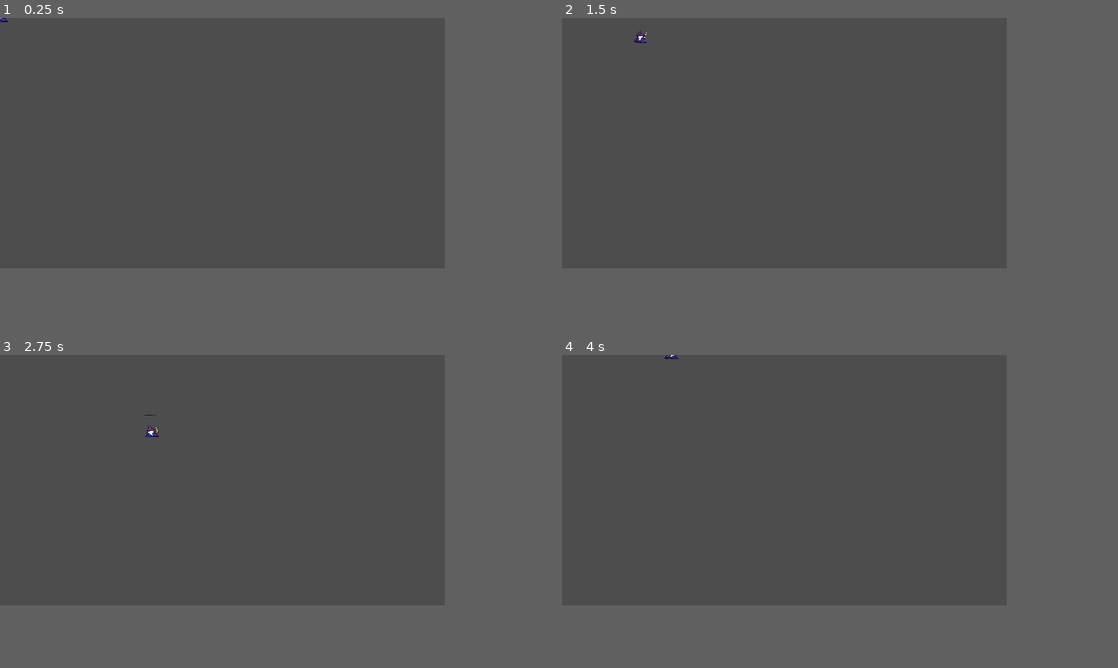
Above: before the commit, frames 1-4 (two rows, left to right).
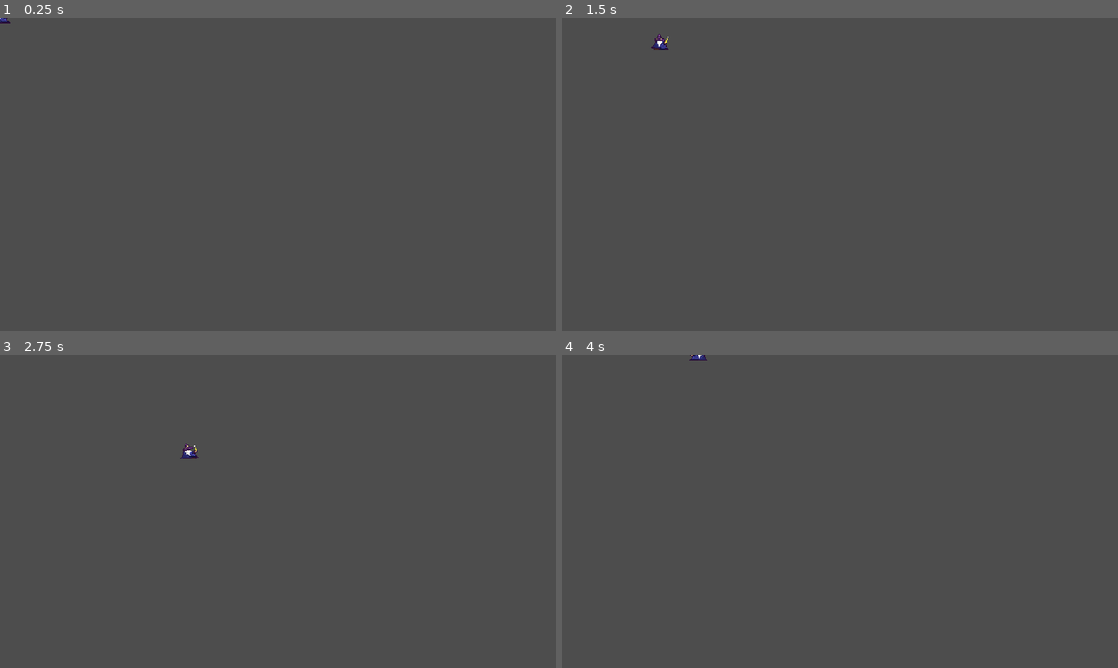
Above: after the commit, the same moments.

Repository: BarrStarr02/wizard-game-2
Game: Godot game, scene res://player.tscn
Two runs of this game, one before a commit and one after it. Both use one fixed random seed, a clock stepped at 60 frames per second and the inputs below.
Inputs:
- Up to frame 1 (0.25 s): no input
- Up to frame 2 (1.5 s): tap Enter at 0.5 s; hold Right (ui_right) 0.53-1.28 s; hold Down (ui_down) from 1.28 s (still down)
- Up to frame 3 (2.75 s): release Down (ui_down) at 2.03 s; hold Right (ui_right) from 2.03 s (still down)
- Up to frame 4 (4 s): release Right (ui_right) at 2.78 s; hold Up (ui_up) 2.78-3.53 s; hold Left (ui_left) from 3.53 s (still down)
In our replay, the window is 640x360 before the commit and 800x450 after it. These sizes can differ from the game's own. Grey fills any space a smaller window leaves; there, only what the larger window draws over its background counts as a difference.

The runs differ from the first frame. In frame 1, less than 0.1% of the frame differs, in the area x 0-2%, y 0-2%; in frame 2, 0.2%; in frame 3, 0.2%, in the area x 26-36%, y 19-34%; in frame 4, less than 0.1%.

Commit message:
rounded blend path values

Diff:
--- a/player.gd
+++ b/player.gd
@@ -1,36 +1,3 @@
-'''extends CharacterBody2D
-
-
-@export var speed : float = 150.0
-
-@onready var animation_tree : AnimationTree = $AnimationTree
-
-var direction : Vector2 = Vector2.ZERO
-
-func _ready():
-	animation_tree.active = true
-
-func _process(_delta):
-	update_animation_parameters()
-
-
-func _physics_process(_delta):
-	direction = Input.get_vector("ui_left", "ui_right", "ui_up", "ui_down").normalized()
-
-	if direction:
-		velocity = direction * speed
-	else:
-		velocity = Vector2.ZERO
-
-
-	move_and_slide()
-
-func update_animation_parameters():
-	if(velocity == Vector2.ZERO):
-		$AnimationTree.get("parameters/playback").travel("idle")
-	else:
-		$AnimationTree.set("parameters/idle/blend_position", velocity)
-		$AnimationTree.set("parameters/walk/blend_position", velocity)'''
 
 extends CharacterBody2D
 
@@ -53,12 +20,13 @@
 	update_animation_parameters()
 
 func _physics_process(_delta):
-	# Get input from arrow keys or WASD
-	direction = Input.get_vector("ui_left", "ui_right", "ui_up", "ui_down").normalized()
+	# Get input from arrow keys or WASD and round the direction to avoid precision issues
+	direction = Input.get_vector("ui_left", "ui_right", "ui_up", "ui_down").round().normalized()
+
 
 	# If direction is not zero, update velocity
 	if direction != Vector2.ZERO:
-		velocity = direction * speed
+		velocity = (direction * speed)
 		last_direction = direction  # Store the last movement direction
 	else:
 		velocity = Vector2.ZERO
@@ -66,8 +34,11 @@
 	# Move the player
 	move_and_slide()
 
+
 # Update the animation based on player movement
 func update_animation_parameters():
+	#round the direction for animation blending
+	var rounded_direction = direction.round()
 	if velocity.length() < movement_threshold:
 		# Player is idle, use the last known direction
 		set_idle_animation()
@@ -75,16 +46,19 @@
 		# Player is moving, use the current direction
 		set_walk_animation()
 
+
 # Helper function to set idle animation
 func set_idle_animation():
+
 	# Set the blend position to the last direction (so the idle face direction is correct)
 	$AnimationTree.set("parameters/idle/blend_position", get_direction_blend_position(last_direction))
 	animation_state.travel("idle")
 
 # Helper function to set walk animation
 func set_walk_animation():
+
 	# Set the blend position to the current movement direction
-	$AnimationTree.set("parameters/walk/blend_position", get_direction_blend_position(direction))
+	$AnimationTree.set("parameters/walk/blend_position", get_direction_blend_position(last_direction))
 	animation_state.travel("walk")
 
 # Function to determine the blend position based on input direction
@@ -97,7 +71,7 @@
 	elif direction.y > 0:
 		return Vector2(0, 1)  # Down
 	elif direction.y < 0:
-		return Vector2(0, -1)  # Up
+		return Vector2(0, -0.9)  # Up
 	else:
 		# Default to down-facing idle if no direction is given
 		return Vector2(0, 1)  # Down
--- a/player.tscn
+++ b/player.tscn
@@ -115,17 +115,17 @@
 
 [sub_resource type="Animation" id="Animation_85mp4"]
 resource_name = "walk_left"
-length = 0.5
-loop_mode = 1
-step = 0.07
-tracks/0/type = "value"
-tracks/0/imported = false
-tracks/0/enabled = true
-tracks/0/path = NodePath(".:frame")
-tracks/0/interp = 1
-tracks/0/loop_wrap = true
-tracks/0/keys = {
-"times": PackedFloat32Array(0, 0.07, 0.14, 0.21, 0.28),
+length = 0.4
+loop_mode = 1
+step = 0.06
+tracks/0/type = "value"
+tracks/0/imported = false
+tracks/0/enabled = true
+tracks/0/path = NodePath(".:frame")
+tracks/0/interp = 1
+tracks/0/loop_wrap = true
+tracks/0/keys = {
+"times": PackedFloat32Array(0, 0.06, 0.12, 0.18, 0.24),
 "transitions": PackedFloat32Array(1, 1, 1, 1, 1),
 "update": 1,
 "values": [35, 34, 33, 32, 31]
@@ -133,7 +133,7 @@
 
 [sub_resource type="Animation" id="Animation_rcibf"]
 resource_name = "walk_right"
-length = 0.5
+length = 0.4
 loop_mode = 1
 step = 0.06
 tracks/0/type = "value"
@@ -143,10 +143,10 @@
 tracks/0/interp = 1
 tracks/0/loop_wrap = true
 tracks/0/keys = {
-"times": PackedFloat32Array(0, 0.06, 0.12, 0.18, 0.24),
-"transitions": PackedFloat32Array(1, 1, 1, 1, 1),
-"update": 1,
-"values": [36, 37, 38, 39, 40]
+"times": PackedFloat32Array(0, 0.06, 0.12, 0.18),
+"transitions": PackedFloat32Array(1, 1, 1, 1),
+"update": 1,
+"values": [36, 37, 38, 39]
 }
 
 [sub_resource type="Animation" id="Animation_6lvku"]
@@ -223,7 +223,7 @@
 blend_point_2/node = SubResource("AnimationNodeAnimation_4yl81")
 blend_point_2/pos = Vector2(0, 1)
 blend_point_3/node = SubResource("AnimationNodeAnimation_770ye")
-blend_point_3/pos = Vector2(0, -0.9)
+blend_point_3/pos = Vector2(0, -1)
 blend_mode = 1
 
 [sub_resource type="AnimationNodeStateMachineTransition" id="AnimationNodeStateMachineTransition_kq2hb"]
@@ -255,10 +255,12 @@
 shape = SubResource("RectangleShape2D_dw0xm")
 
 [node name="Sprite2D" type="Sprite2D" parent="."]
-position = Vector2(0, -10)
+position = Vector2(0, -9)
 texture = ExtResource("2_owxkn")
 hframes = 6
 vframes = 8
+region_enabled = true
+region_rect = Rect2(0, 1, 192, 255)
 
 [node name="AnimationPlayer" type="AnimationPlayer" parent="."]
 root_node = NodePath("../Sprite2D")
@@ -270,5 +272,5 @@
 root_node = NodePath("../Sprite2D")
 tree_root = SubResource("AnimationNodeStateMachine_5nra1")
 anim_player = NodePath("../AnimationPlayer")
-parameters/idle/blend_position = Vector2(0.1216, 0.0748899)
-parameters/walk/blend_position = Vector2(0.00160003, 0.118943)
+parameters/idle/blend_position = Vector2(0.00160003, 0.015873)
+parameters/walk/blend_position = Vector2(-0.00319999, -0.89418)
--- a/project.godot
+++ b/project.godot
@@ -19,7 +19,44 @@
 
 window/size/viewport_width=640
 window/size/viewport_height=360
+window/size/window_width_override=960
+window/size/window_height_override=540
 window/stretch/mode="canvas_items"
+
+[input]
+
+ui_left={
+"deadzone": 0.5,
+"events": [Object(InputEventKey,"resource_local_to_scene":false,"resource_name":"","device":0,"window_id":0,"alt_pressed":false,"shift_pressed":false,"ctrl_pressed":false,"meta_pressed":false,"pressed":false,"keycode":4194319,"physical_keycode":0,"key_label":0,"unicode":0,"echo":false,"script":null)
+, Object(InputEventJoypadButton,"resource_local_to_scene":false,"resource_name":"","device":0,"button_index":13,"pressure":0.0,"pressed":false,"script":null)
+, Object(InputEventJoypadMotion,"resource_local_to_scene":false,"resource_name":"","device":0,"axis":0,"axis_value":-1.0,"script":null)
+, Object(InputEventKey,"resource_local_to_scene":false,"resource_name":"","device":-1,"window_id":0,"alt_pressed":false,"shift_pressed":false,"ctrl_pressed":false,"meta_pressed":false,"pressed":false,"keycode":0,"physical_keycode":65,"key_label":0,"unicode":97,"echo":false,"script":null)
+]
+}
+ui_right={
+"deadzone": 0.5,
+"events": [Object(InputEventKey,"resource_local_to_scene":false,"resource_name":"","device":0,"window_id":0,"alt_pressed":false,"shift_pressed":false,"ctrl_pressed":false,"meta_pressed":false,"pressed":false,"keycode":4194321,"physical_keycode":0,"key_label":0,"unicode":0,"echo":false,"script":null)
+, Object(InputEventJoypadButton,"resource_local_to_scene":false,"resource_name":"","device":0,"button_index":14,"pressure":0.0,"pressed":false,"script":null)
+, Object(InputEventJoypadMotion,"resource_local_to_scene":false,"resource_name":"","device":0,"axis":0,"axis_value":1.0,"script":null)
+, Object(InputEventKey,"resource_local_to_scene":false,"resource_name":"","device":-1,"window_id":0,"alt_pressed":false,"shift_pressed":false,"ctrl_pressed":false,"meta_pressed":false,"pressed":false,"keycode":0,"physical_keycode":68,"key_label":0,"unicode":100,"echo":false,"script":null)
+]
+}
+ui_up={
+"deadzone": 0.5,
+"events": [Object(InputEventKey,"resource_local_to_scene":false,"resource_name":"","device":0,"window_id":0,"alt_pressed":false,"shift_pressed":false,"ctrl_pressed":false,"meta_pressed":false,"pressed":false,"keycode":4194320,"physical_keycode":0,"key_label":0,"unicode":0,"echo":false,"script":null)
+, Object(InputEventJoypadButton,"resource_local_to_scene":false,"resource_name":"","device":0,"button_index":11,"pressure":0.0,"pressed":false,"script":null)
+, Object(InputEventJoypadMotion,"resource_local_to_scene":false,"resource_name":"","device":0,"axis":1,"axis_value":-1.0,"script":null)
+, Object(InputEventKey,"resource_local_to_scene":false,"resource_name":"","device":-1,"window_id":0,"alt_pressed":false,"shift_pressed":false,"ctrl_pressed":false,"meta_pressed":false,"pressed":false,"keycode":0,"physical_keycode":87,"key_label":0,"unicode":119,"echo":false,"script":null)
+]
+}
+ui_down={
+"deadzone": 0.5,
+"events": [Object(InputEventKey,"resource_local_to_scene":false,"resource_name":"","device":0,"window_id":0,"alt_pressed":false,"shift_pressed":false,"ctrl_pressed":false,"meta_pressed":false,"pressed":false,"keycode":4194322,"physical_keycode":0,"key_label":0,"unicode":0,"echo":false,"script":null)
+, Object(InputEventJoypadButton,"resource_local_to_scene":false,"resource_name":"","device":0,"button_index":12,"pressure":0.0,"pressed":false,"script":null)
+, Object(InputEventJoypadMotion,"resource_local_to_scene":false,"resource_name":"","device":0,"axis":1,"axis_value":1.0,"script":null)
+, Object(InputEventKey,"resource_local_to_scene":false,"resource_name":"","device":-1,"window_id":0,"alt_pressed":false,"shift_pressed":false,"ctrl_pressed":false,"meta_pressed":false,"pressed":false,"keycode":0,"physical_keycode":83,"key_label":0,"unicode":115,"echo":false,"script":null)
+]
+}
 
 [rendering]
 
